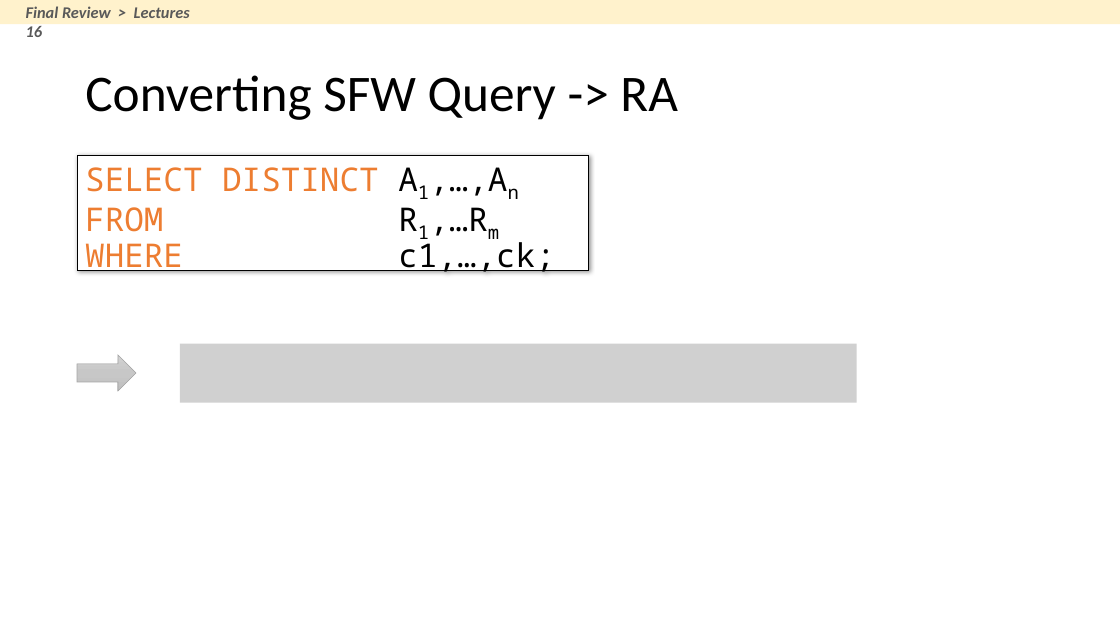
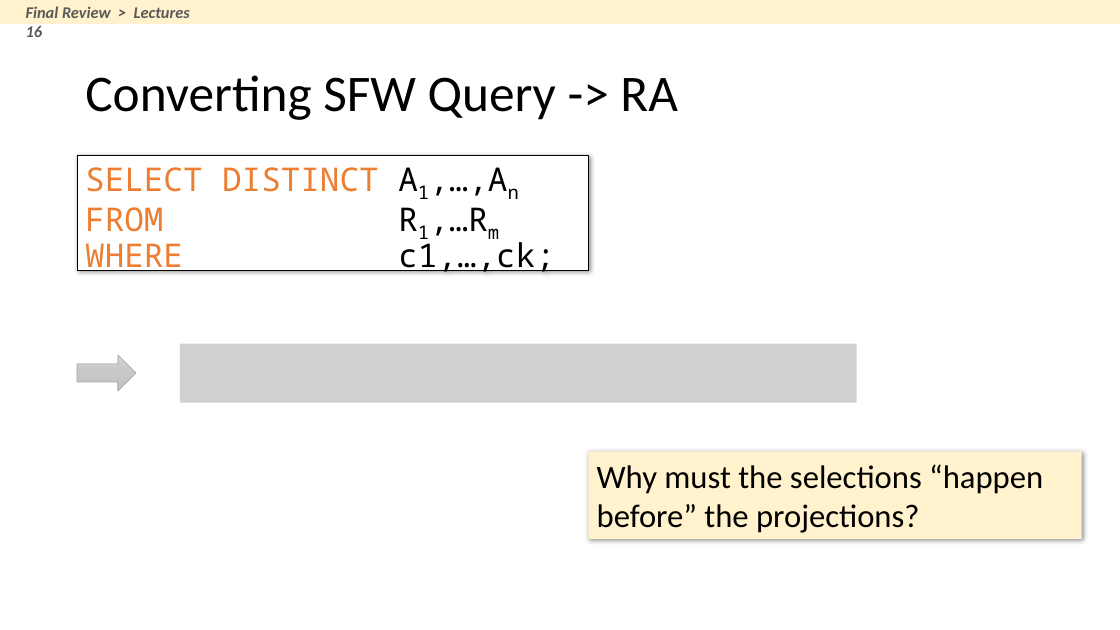
Before and after one commit to XIEQ/cs145-notebooks, a slide deck: slide 42 of final/final_review.pptx. Drawn at 1120x630 pixels with LibreOffice and Linux fonts; fonts in the diff are those of the drawing; grey boxes stand for pictures. Boxes give left, top, right and bottom in pixels: in the first picture for what was removed or moved away, otherwise in the second. Text is boxed around its words. In the diff, an @@ line names an element or a change of style, - is before the commit and + after.

```diff
--- a/final/final_review.pptx
+++ b/final/final_review.pptx
@@ rectangle added at bbox=[589, 451, 1082, 539], fill #FFF2CC, 28 pt, text #000000 @@
+Why must the selections “happen before” the projections?
```
Also in this commit, not shown: 6 other slides changed, 2 other files.
